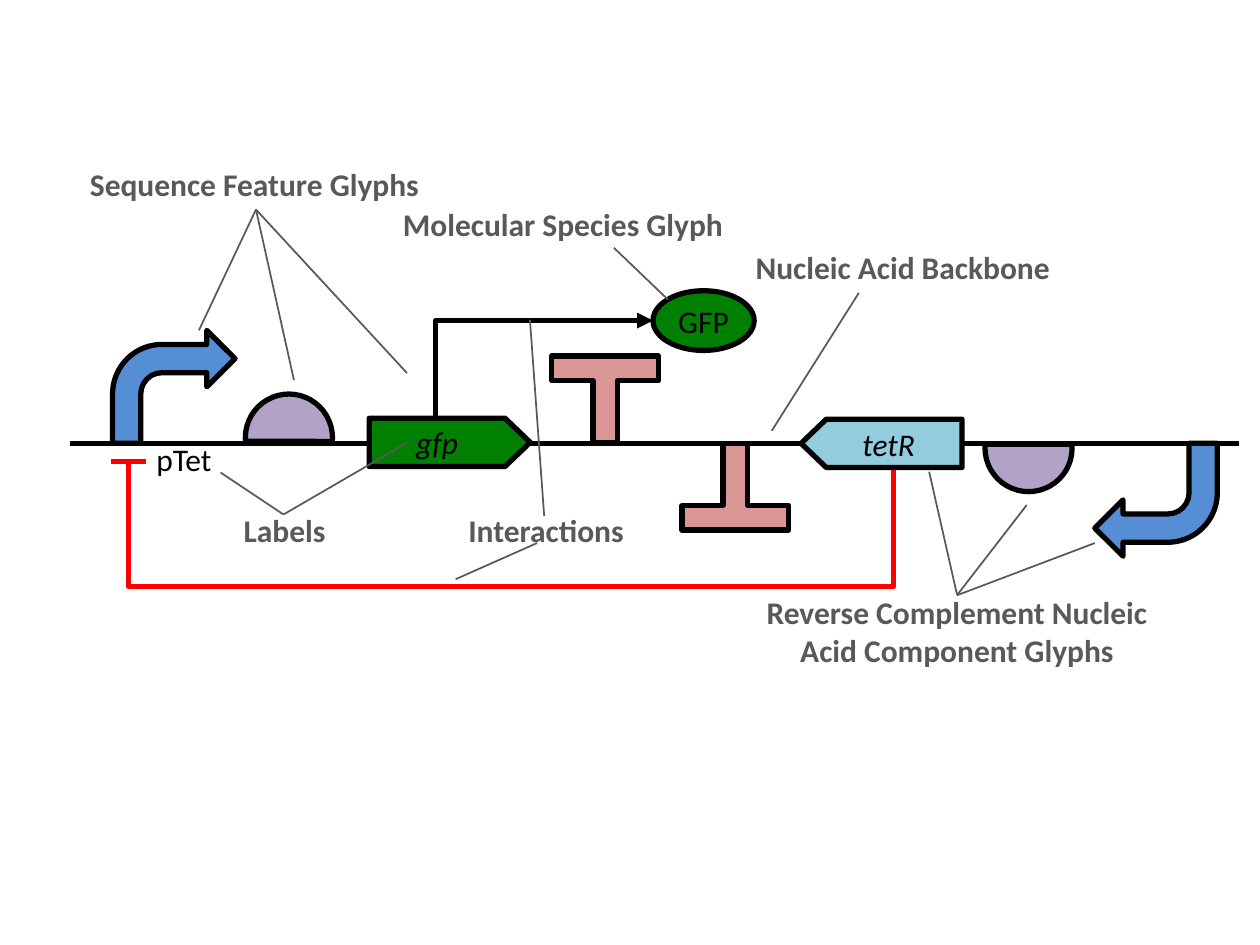
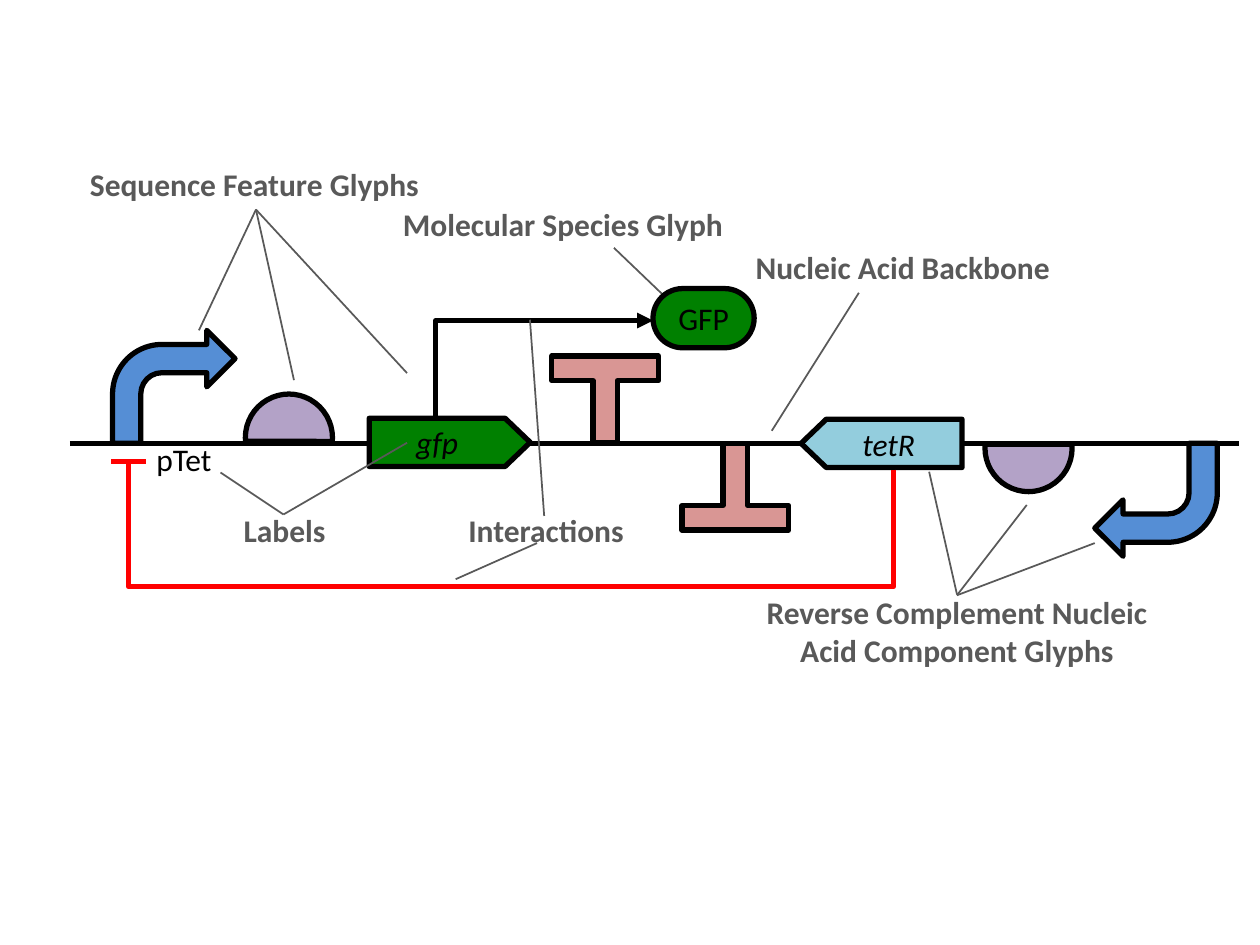
Before and after one commit to SynBioDex/SBOL-visual, a slide deck: slide 1 of specification/imgsrc/sbolv_general.pptx. Drawn at 1260x945 pixels with LibreOffice and Linux fonts; fonts in the diff are those of the drawing. Boxes give left, top, right and bottom in pixels: in the first picture for what was removed or moved away, otherwise in the second. Text is boxed around its words. In the diff, an @@ line names an element or a change of style, - is before the commit and + after.

```diff
--- a/specification/imgsrc/sbolv_general.pptx
+++ b/specification/imgsrc/sbolv_general.pptx
@@ rounded rectangle "GFP" at [653, 289, 753, 348]: ellipse to rounded rectangle @@
```
Also in this commit, not shown: 18 other files.
